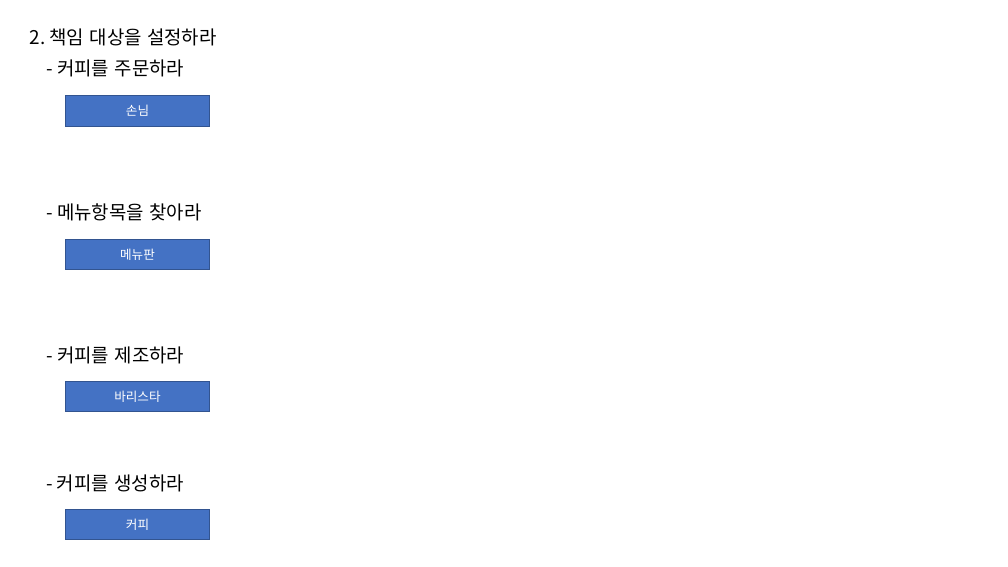
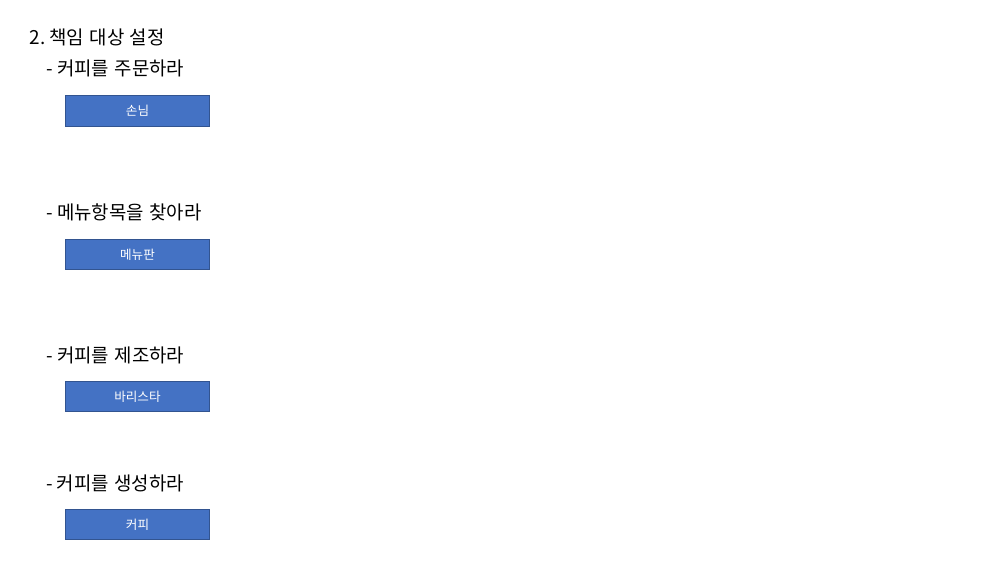
Before and after one commit to JoHwanhee/Education, a slide deck: slide 2 of 김소희/coffee_house.pptx. Drawn at 1008x567 pixels with LibreOffice and Linux fonts; fonts in the diff are those of the drawing. Boxes give left, top, right and bottom in pixels: in the first picture for what was removed or moved away, otherwise in the second. Text is boxed around its words. In the diff, an @@ line names an element or a change of style, - is before the commit and + after.

```diff
--- a/김소희/coffee_house.pptx
+++ b/김소희/coffee_house.pptx
@@ text at bbox=[30, 28, 165, 46]: text changed @@
-2. 책임 대상을 설정하라
+2. 책임 대상 설정
```
Also in this commit, not shown: 2 other slides changed, 1 slide added.
